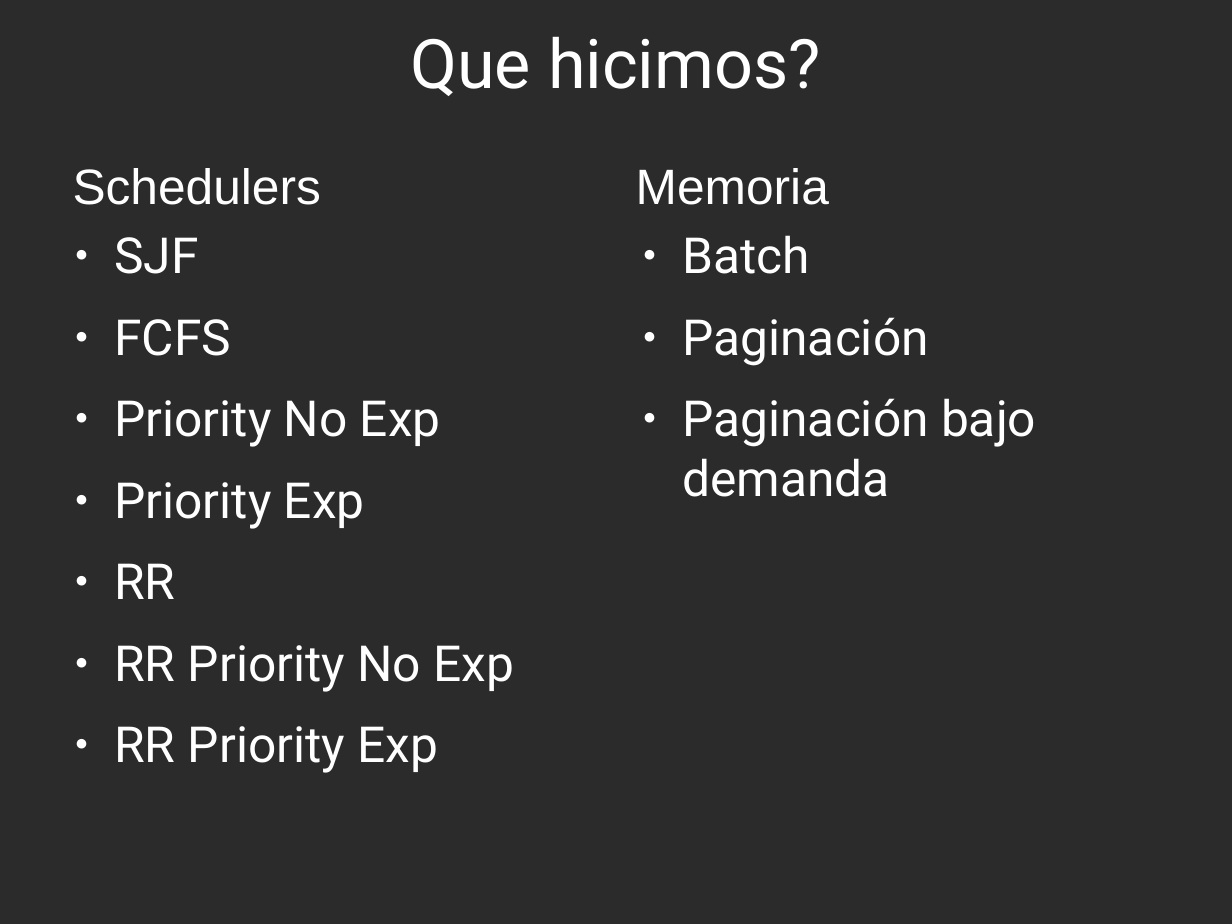
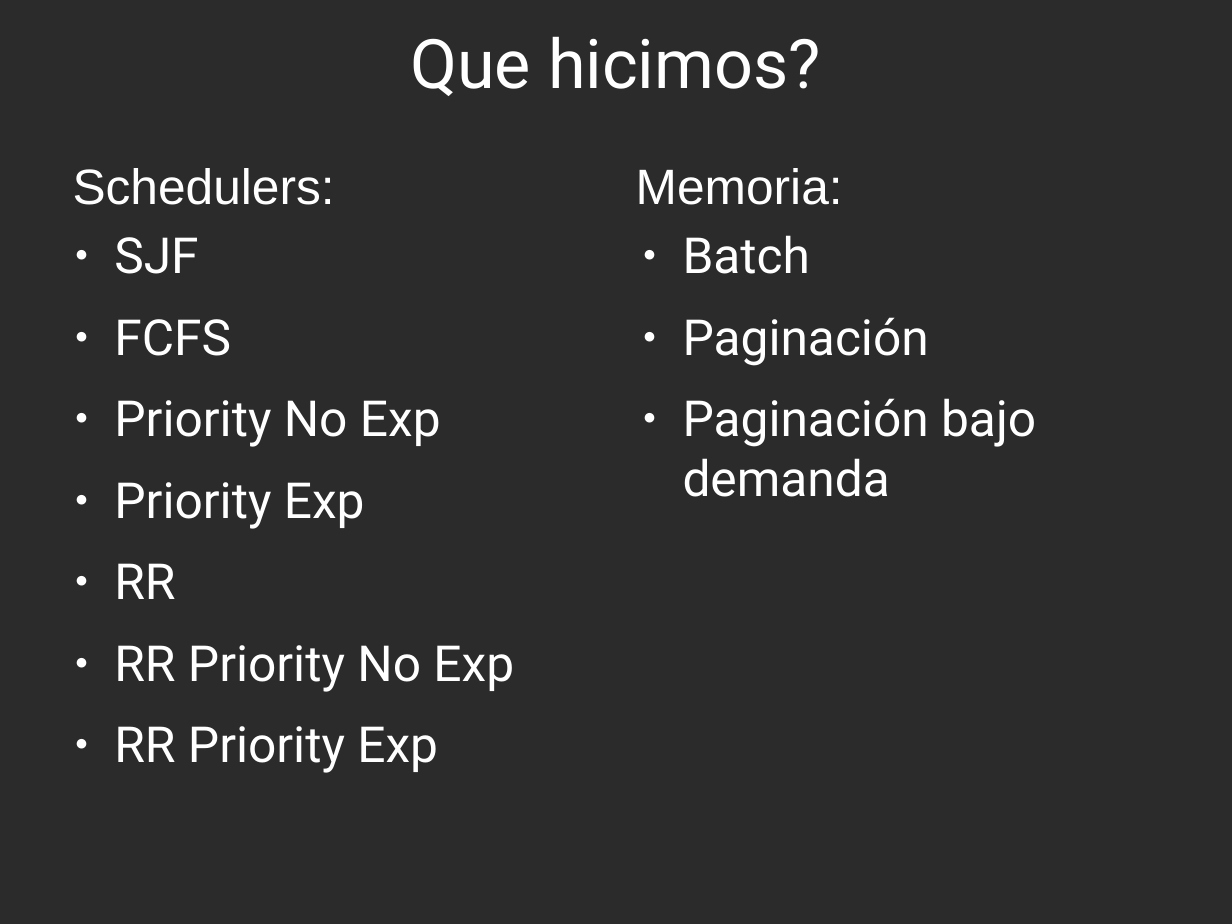
Before and after one commit to AugustoConti/unq-SO, a slide deck: slide 2 of Expo.odp. Drawn at 1232x924 pixels with LibreOffice and Linux fonts; fonts in the diff are those of the drawing; background and template pictures are left out; a plain dark background stands for a picture behind light text. Boxes give left, top, right and bottom in pixels: in the first picture for what was removed or moved away, otherwise in the second. Text is boxed around its words. In the diff, an @@ line names an element or a change of style, - is before the commit and + after.

```diff
--- a/Expo.odp
+++ b/Expo.odp
@@ text at [73, 168, 335, 205]: text changed @@
-Schedulers
+Schedulers:
@@ text at [636, 168, 843, 205]: text changed @@
-Memoria
+Memoria:
```
Also in this commit, not shown: 1 other slide changed.
